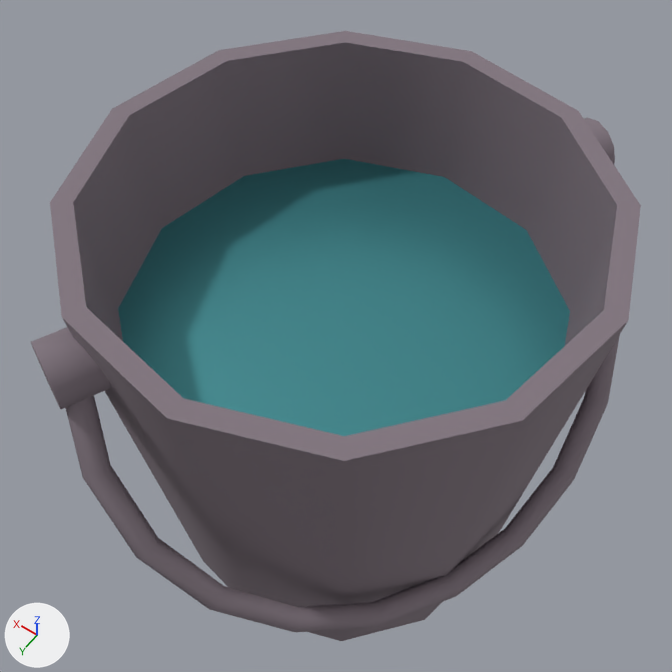
The FBX model Assets/_JotunBashDeepSea/Models/Bucket.fbx: old version first, new version second.
One viewpoint serves both versions: a camera (50 mm lens) standing at (1.696, -0.982, 1.049) and looking at (1.87, -1.226, 0.666). Arrows for +X, +Y and +Z are at lower left; the lights stay in place. Where no turn or scale is listed for an object, it has been applied to the vertices.
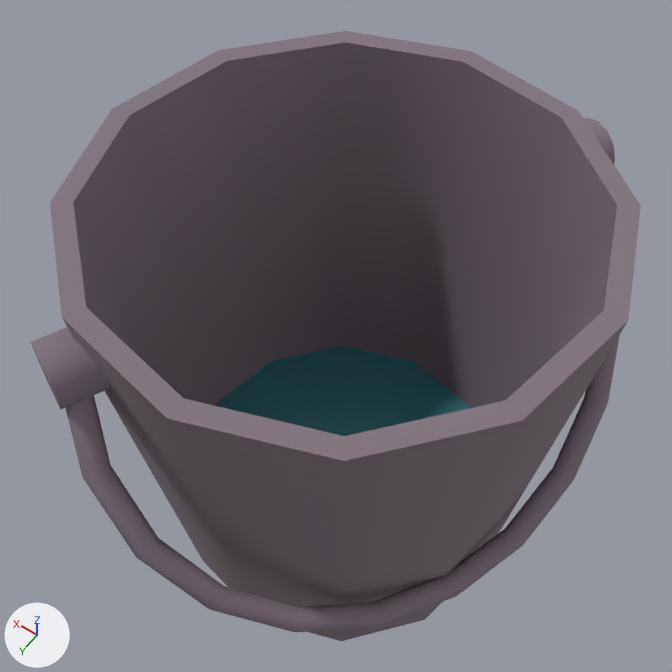
The newer file is also turned or shifted as a whole; pictures and numbers use the older file's frame.

The edits, one by one:
me_cylinder_011 has 200 vertices, 164 faces and spans x -0.124..0.123, y -0.134..0.144, z -0.002..0.246.
me_cylinder_011 is used by ob_cylinder_003; location (1.8587, -1.2163, 0.5285).
me_cylinder_011 part 1: all 12 vertices in x -0.108..0.108, y -0.108..0.108, z 0.176 are scaled about their middle by (0.848, 0.848, 0.306), then moved by (0.0, 0.0, -0.148).

Changed parts and their boxes (x1, y1, x2, y2) in the pictures (672 x 672 px; the box of a moved part takes in the faces that stretch with it):
part 1 of me_cylinder_011, moved or reshaped
    both: (73, 42, 617, 436)
